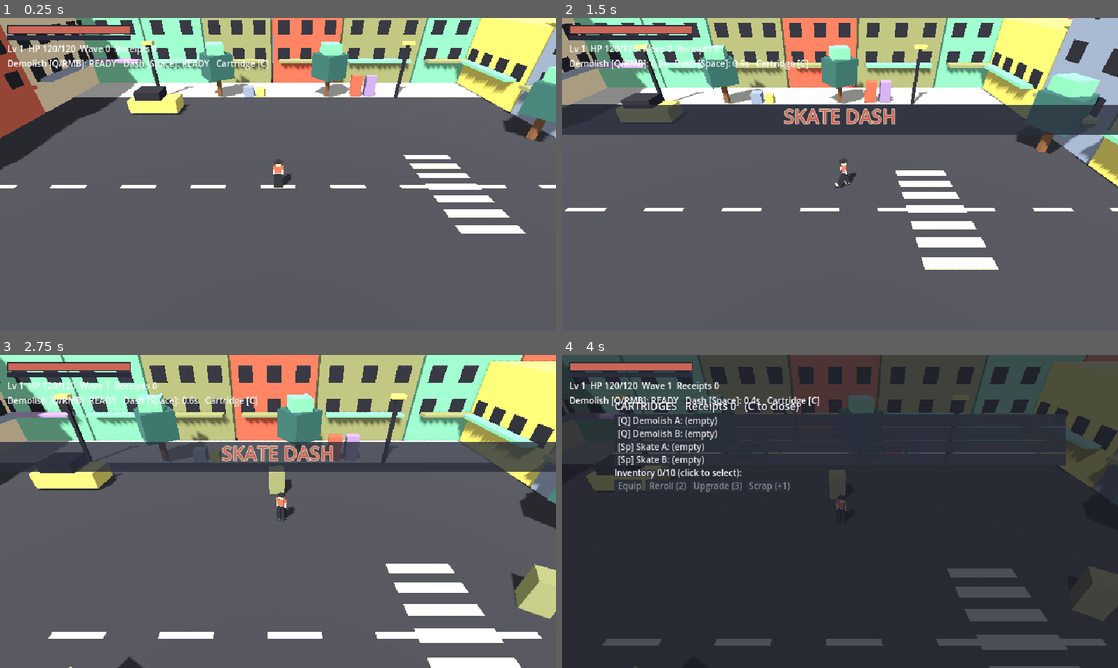
Above: before the commit, frames 1-4 (two rows, left to right).
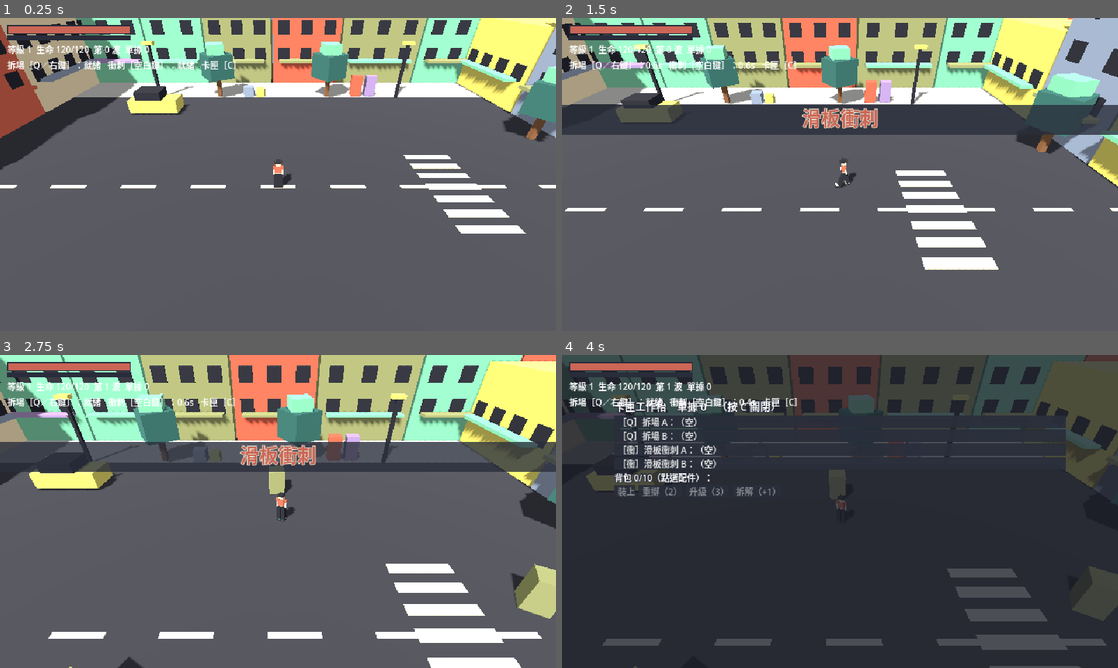
Above: after the commit, the same moments.

Repository: yauchai2/Game-Lab-2
Game: Godot game, scene res://game/main.tscn
The game is run twice, just before and just after one commit, with the same random seed, the same clock (stepped at 60 frames per second) and the same inputs.
Inputs (mouse positions are in pixels of both pictures, inside the frame that each line leads up to):
- Up to frame 1 (0.25 s): no input
- Up to frame 2 (1.5 s): tap Enter at 0.5 s; move the mouse to (962, 158) at 0.52 s; tap Q at 0.6 s; click (962, 158) at 0.67 s; tap Space at 0.77, 0.8, 1.07, 1.35 s; move the mouse to (728, 190) at 1.27 s; click (728, 190) at 1.42 s
- Up to frame 3 (2.75 s): tap Space at 1.52, 1.82, 2.3 s; tap Q at 1.55, 2.1 s; move the mouse to (333, 442) at 2.02 s; click (333, 442) at 2.17 s
- Up to frame 4 (4 s): move the mouse to (812, 574) at 2.77 s; tap C at 2.85 s; click (812, 574) at 2.92 s; tap Space at 3.02, 3.32 s; tap Q at 3.05 s; click (840, 420) at 3.5 s, where only the run before the commit has a clickable "[Q] Demolish A: (empty)"

The runs differ from the first frame. In frame 1, 1.2% of the frame differs, in the area x 1-49%, y 8-17%; in frame 2, 2.0%; in frame 3, 2.0%; in frame 4, 5.4%, in the area x 1-91%, y 8-46%.

Commit message:
Switch in-game text to Chinese
Co-Authored-By: Claude Sonnet 5.5 <noreply@anthropic.com>
Claude-Session: https://claude.ai/code/session_018tqqU7rwEZ4u67toavQ9ri

Diff:
--- a/game/scripts/hud.gd
+++ b/game/scripts/hud.gd
@@ -83,11 +83,11 @@
 	hp_fill.size.x = BAR_SIZE.x * float(jax.hp) / float(jax.max_hp)
 	xp_fill.size.x = BAR_SIZE.x * float(jax.xp) / float(jax.xp_to_next())
 	var cd: float = jax.skill_timer
-	var skill := "READY" if cd <= 0.0 else "%.1fs" % cd
-	var dash: String = "READY" if jax.dash_timer <= 0.0 else "%.1fs" % jax.dash_timer
-	info.text = "Lv %d  HP %d/%d  Wave %d  Receipts %d\nDemolish [Q/RMB]: %s   Dash [Space]: %s   Cartridge [C]" % [jax.level, jax.hp, jax.max_hp, get_parent().wave, jax.receipts, skill, dash]
+	var skill := "就緒" if cd <= 0.0 else "%.1fs" % cd
+	var dash: String = "就緒" if jax.dash_timer <= 0.0 else "%.1fs" % jax.dash_timer
+	info.text = "等級 %d  生命 %d/%d  第 %d 波  單據 %d\n拆場［Q／右鍵］：%s   衝刺［空白鍵］：%s   卡匣［C］" % [jax.level, jax.hp, jax.max_hp, get_parent().wave, jax.receipts, skill, dash]
 	if jax.dead:
-		banner.text = "KO  -  press R to restart"
+		banner.text = "倒下了 － 按 R 重新開始"
 	elif jax.levelup_flash > 0.0 and not bench.visible:
 		banner.text = jax.flash_text
 	else:
@@ -136,20 +136,21 @@
 	var affixes: String = jax.item_affix_text(it)
 	return line + ("  (" + affixes + ")" if affixes != "" else "")
 
-const CART_TAGS := {"demolish": "Q", "skate": "Sp"}
+const CART_NAMES := {"demolish": "拆場", "skate": "滑板衝刺"}
+const CART_TAGS := {"demolish": "Q", "skate": "衝"}
 
 func _refresh_bench() -> void:
 	for c in bench.get_children():
 		c.queue_free()
-	bench.add_child(_bench_label("CARTRIDGES   Receipts %d   (C to close)" % jax.receipts, 12))
+	bench.add_child(_bench_label("卡匣工作枱　單據 %d　（按 C 關閉）" % jax.receipts, 12))
 	for cart in jax.slots:
 		for i in jax.slots[cart].size():
 			var it: Variant = jax.slots[cart][i]
-			var b := _bench_button("[%s] %s %s: %s" % [CART_TAGS[cart], cart.capitalize(), "AB"[i], _item_line(it) if it != null else "(empty)"], _on_slot.bind(cart, i))
+			var b := _bench_button("［%s］%s %s：%s" % [CART_TAGS[cart], CART_NAMES[cart], "AB"[i], _item_line(it) if it != null else "（空）"], _on_slot.bind(cart, i))
 			if it != null:
 				b.add_theme_color_override("font_color", RARITY_COLORS[it["rarity"]])
 			bench.add_child(b)
-	bench.add_child(_bench_label("Inventory %d/%d (click to select):" % [jax.inventory.size(), jax.INVENTORY_LIMIT]))
+	bench.add_child(_bench_label("背包 %d/%d（點選配件）：" % [jax.inventory.size(), jax.INVENTORY_LIMIT]))
 	for it in jax.inventory:
 		var mark := ">" if it["uid"] == selected_uid else " "
 		var eq := "[E] " if not jax.slot_info(it["uid"]).is_empty() else ""
@@ -161,11 +162,11 @@
 	var sel: Variant = jax.find_item(selected_uid)
 	var equipped: bool = sel != null and not jax.slot_info(selected_uid).is_empty()
 	var rarity: int = sel["rarity"] if sel != null else 0
-	var up_text := "Upgrade (%d)" % jax.UPGRADE_COSTS[rarity] if rarity < 2 else "Upgrade (max)"
-	row.add_child(_bench_button("Unequip" if equipped else "Equip", _act.bind("toggle_equip")))
-	row.add_child(_bench_button("Reroll (%d)" % jax.REROLL_COST, _act.bind("reroll_item")))
+	var up_text := "升級（%d）" % jax.UPGRADE_COSTS[rarity] if rarity < 2 else "升級（已滿）"
+	row.add_child(_bench_button("拆下" if equipped else "裝上", _act.bind("toggle_equip")))
+	row.add_child(_bench_button("重擲（%d）" % jax.REROLL_COST, _act.bind("reroll_item")))
 	row.add_child(_bench_button(up_text, _act.bind("upgrade_item")))
-	row.add_child(_bench_button("Scrap (+1)", _act.bind("scrap_item")))
+	row.add_child(_bench_button("拆解（+1）", _act.bind("scrap_item")))
 	for b in row.get_children():
 		b.disabled = sel == null
 	bench.add_child(row)
--- a/game/scripts/jax.gd
+++ b/game/scripts/jax.gd
@@ -61,7 +61,7 @@
 		max_hp += 10
 		skill_damage += 3
 		hp = max_hp
-		flash_text = "LEVEL UP!"
+		flash_text = "升級！"
 		levelup_flash = 1.5
 
 const ZONE := preload("res://game/scripts/zone.gd")
@@ -69,25 +69,25 @@
 # --- Cartridge attachments: random drops with rarity, equipped into 2 slots ---
 
 const ITEM_TYPES := {
-	"heavy": {"name": "Heavy Stamp", "desc": "damage up, slower windup", "cart": "demolish"},
-	"burst": {"name": "Echo Slam", "desc": "hits multiple times", "cart": "demolish"},
-	"linger": {"name": "Scorch Zone", "desc": "leaves a damaging zone", "cart": "demolish"},
-	"delay": {"name": "Time Bomb", "desc": "delayed blast, wider range", "cart": "demolish"},
-	"knock": {"name": "Gut Punch", "desc": "huge knockback", "cart": "demolish"},
-	"vacuum": {"name": "Black Hole", "desc": "pulls enemies in before the hit", "cart": "demolish"},
-	"chain": {"name": "Chain Reaction", "desc": "kills explode", "cart": "demolish"},
-	"frenzy": {"name": "Adrenaline", "desc": "each hit trims cooldown", "cart": "demolish"},
-	"trail": {"name": "Flame Trail", "desc": "dash leaves fire behind", "cart": "skate"},
-	"grind": {"name": "Grind Strike", "desc": "dash hurts what you pass", "cart": "skate"},
-	"double": {"name": "Double Dash", "desc": "a second dash right away", "cart": "skate"},
-	"ghost": {"name": "Afterimage", "desc": "extra safe time after dashing", "cart": "skate"},
+	"heavy": {"name": "重踏", "desc": "傷害提升，蓄力較慢", "cart": "demolish"},
+	"burst": {"name": "迴響震擊", "desc": "連續多下攻擊", "cart": "demolish"},
+	"linger": {"name": "焦土", "desc": "留下持續傷害區", "cart": "demolish"},
+	"delay": {"name": "定時炸彈", "desc": "延遲爆發，範圍更闊", "cart": "demolish"},
+	"knock": {"name": "重拳", "desc": "大幅擊飛", "cart": "demolish"},
+	"vacuum": {"name": "黑洞", "desc": "先吸住敵人再爆", "cart": "demolish"},
+	"chain": {"name": "連鎖反應", "desc": "擊殺敵人會爆炸", "cart": "demolish"},
+	"frenzy": {"name": "腎上腺素", "desc": "每次命中縮短冷卻", "cart": "demolish"},
+	"trail": {"name": "火焰軌跡", "desc": "衝刺後留下火焰", "cart": "skate"},
+	"grind": {"name": "磨擦衝撞", "desc": "衝刺穿過敵人造成傷害", "cart": "skate"},
+	"double": {"name": "雙重衝刺", "desc": "可以即刻再衝一次", "cart": "skate"},
+	"ghost": {"name": "殘影", "desc": "衝刺後無敵時間更長", "cart": "skate"},
 }
-const RARITY_NAMES := ["Normal", "Magic", "Rare"]
+const RARITY_NAMES := ["普通", "魔法", "稀有"]
 const RARITY_WEIGHTS := [70, 25, 5]
 const AFFIXES := {
-	"dmg": {"min": 8.0, "max": 18.0, "text": "+%d%% damage"},
-	"range": {"min": 0.3, "max": 0.8, "text": "+%.1fm range"},
-	"cd": {"min": 5.0, "max": 12.0, "text": "-%d%% cooldown"},
+	"dmg": {"min": 8.0, "max": 18.0, "text": "傷害 +%d%%"},
+	"range": {"min": 0.3, "max": 0.8, "text": "範圍 +%.1f米"},
+	"cd": {"min": 5.0, "max": 12.0, "text": "冷卻 -%d%%"},
 }
 const INVENTORY_LIMIT := 10
 const REROLL_COST := 2
@@ -129,7 +129,7 @@
 	return randf() < (0.35 if from_ranged else 0.25)
 
 func item_name(item: Dictionary) -> String:
-	return "%s %s" % [RARITY_NAMES[item["rarity"]], ITEM_TYPES[item["type"]]["name"]]
+	return "%s・%s" % [RARITY_NAMES[item["rarity"]], ITEM_TYPES[item["type"]]["name"]]
 
 func item_affix_text(item: Dictionary) -> String:
 	var parts: Array[String] = []
@@ -180,11 +180,11 @@
 
 func add_item(item: Dictionary) -> bool:
 	if inventory.size() >= INVENTORY_LIMIT:
-		flash_text = "INVENTORY FULL"
+		flash_text = "背包已滿"
 		levelup_flash = 1.0
 		return false
 	inventory.append(item)
-	flash_text = "GOT: %s" % item_name(item)
+	flash_text = "獲得：%s" % item_name(item)
 	levelup_flash = 1.5
 	return true
 
@@ -200,16 +200,16 @@
 	var cart: String = ITEM_TYPES[item["type"]]["cart"]
 	var free: int = slots[cart].find(null)
 	if free < 0:
-		return "Both %s slots are full. Unequip one first." % cart
+		return "此卡匣兩個槽已滿，請先拆下一個。"
 	slots[cart][free] = item
 	return ""
 
 func reroll_item(uid: int) -> String:
 	var item: Variant = find_item(uid)
 	if item == null or item["rarity"] == 0:
-		return "Normal items have nothing to reroll."
+		return "普通配件沒有詞綴可重擲。"
 	if receipts < REROLL_COST:
-		return "Not enough receipts."
+		return "單據不足。"
 	receipts -= REROLL_COST
 	item["affixes"] = _roll_affixes(item["rarity"])
 	return ""
@@ -219,10 +219,10 @@
 	if item == null:
 		return ""
 	if item["rarity"] >= 2:
-		return "Already Rare."
+		return "已是稀有，無法再升級。"
 	var cost: int = UPGRADE_COSTS[item["rarity"]]
 	if receipts < cost:
-		return "Not enough receipts."
+		return "單據不足。"
 	receipts -= cost
 	item["rarity"] += 1
 	item["affixes"] = _roll_affixes(item["rarity"])
@@ -310,7 +310,7 @@
 			dash_extra = 1
 			dash_extra_time = 0.8
 	dashed.emit()
-	skill_cast.emit("SKATE DASH", slot_names("skate"))
+	skill_cast.emit("滑板衝刺", slot_names("skate"))
 	has_target = false
 	look_at(global_position + dash_dir, Vector3.UP)
 
@@ -345,7 +345,7 @@
 		return
 	has_target = false
 	windup_left = skill_windup + (0.2 if item_in_slots("heavy") != null else 0.0)
-	skill_cast.emit("DEMOLISH", slot_names("demolish"))
+	skill_cast.emit("拆場", slot_names("demolish"))
 	skill_timer = skill_cooldown * (1.0 - affix_total("cd", "demolish") / 100.0)
 
 func _slam() -> void:
Not shown, changed: docs/guides/godot-setup.md
